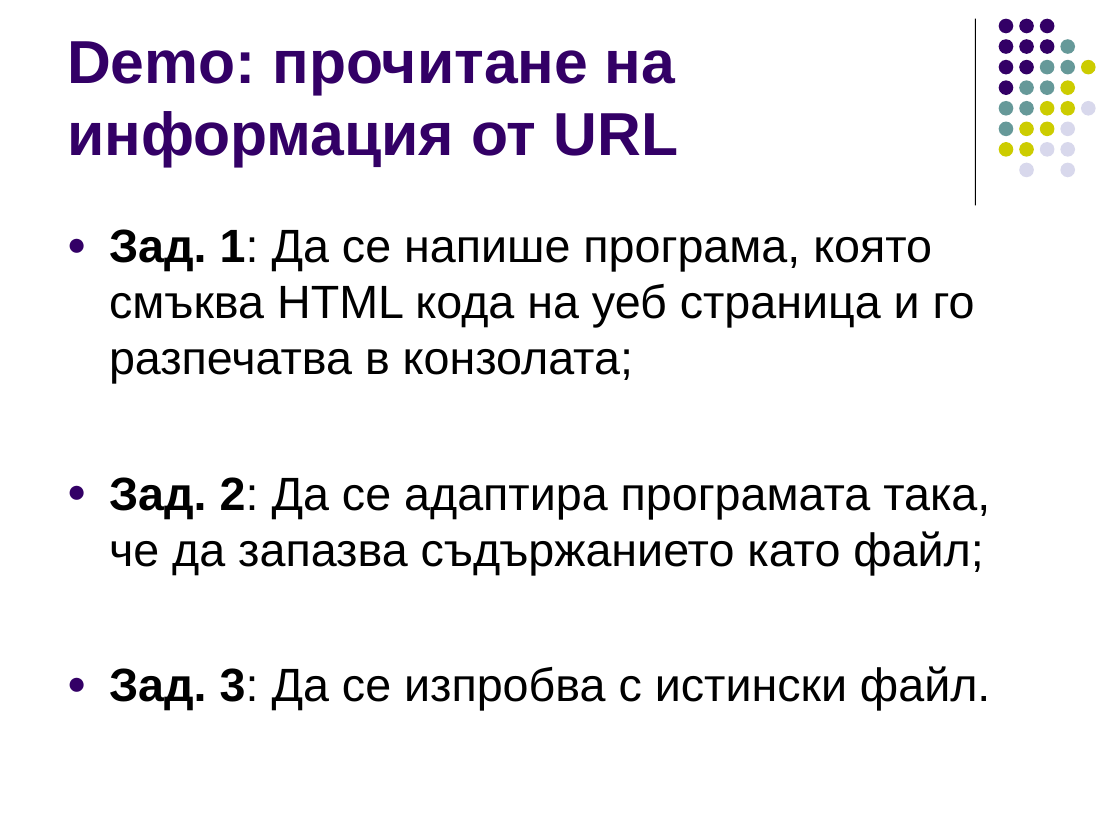
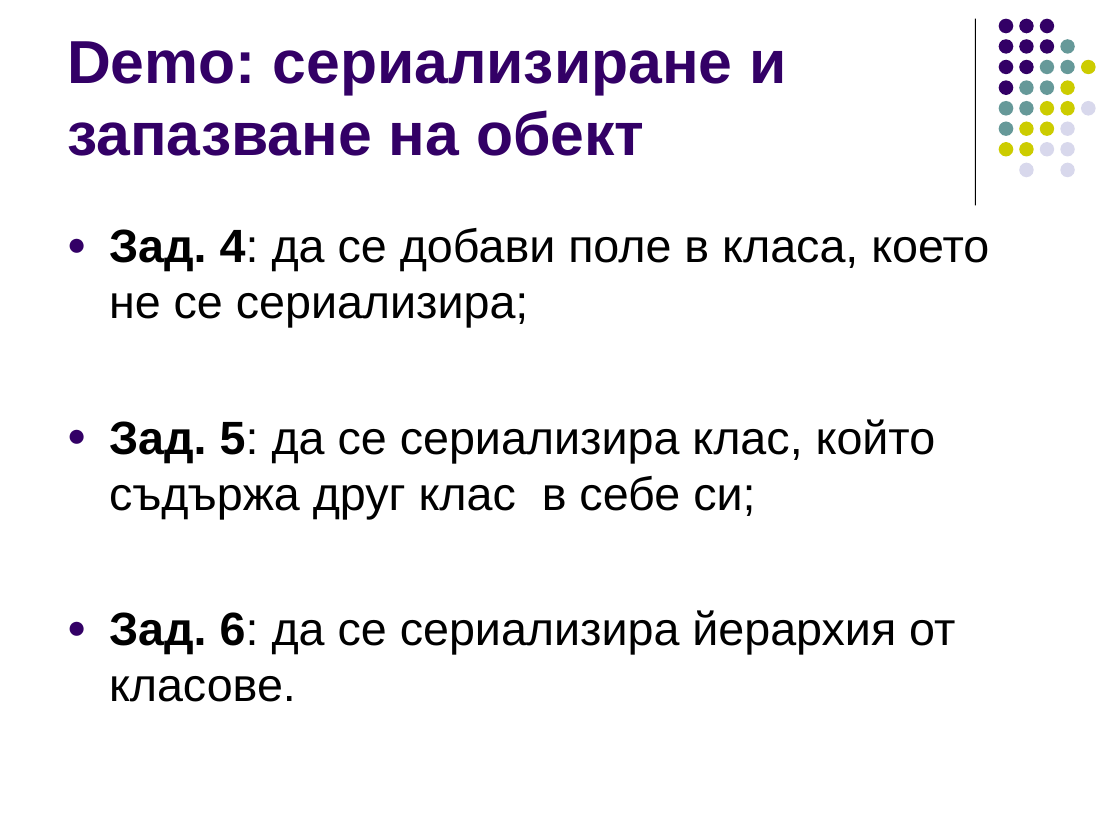
Before and after one commit to ivorusev/startup-factory-java-course, a slide deck: slide 7 of slides/5-Serialization+Maven.ppt (slide 11 before the commit). Drawn at 1120x840 pixels with LibreOffice and Linux fonts; fonts in the diff are those of the drawing. Boxes give left, top, right and bottom in pixels: in the first picture for what was removed or moved away, otherwise in the second. Text is boxed around its words. In the diff, an @@ line names an element or a change of style, - is before the commit and + after.

```diff
--- a/slides/5-Serialization+Maven.ppt
+++ b/slides/5-Serialization+Maven.ppt
@@ title at box(67, 41, 786, 156): text changed @@
-Demo: прочитане на информация от URL
+Demo: сериализиране и запазване на обект
@@ text at box(109, 228, 989, 702): text changed @@
-● Зад. 1: Да се напише програма, която смъква HTML кода на уеб страница и го разпечатва в конзолата;
-● Зад. 2: Да се адаптира програмата така, че да запазва съдържанието като файл;
-● Зад. 3: Да се изпробва с истински файл.
+● Зад. 4: да се добави поле в класа, което не се сериализира;
+● Зад. 5: да се сериализира клас, който съдържа друг клас в себе си;
+● Зад. 6: да се сериализира йерархия от класове.
```
Also in this commit, not shown: 2 other slides changed, 6 slides added, 9 slides removed, 1 other file.
